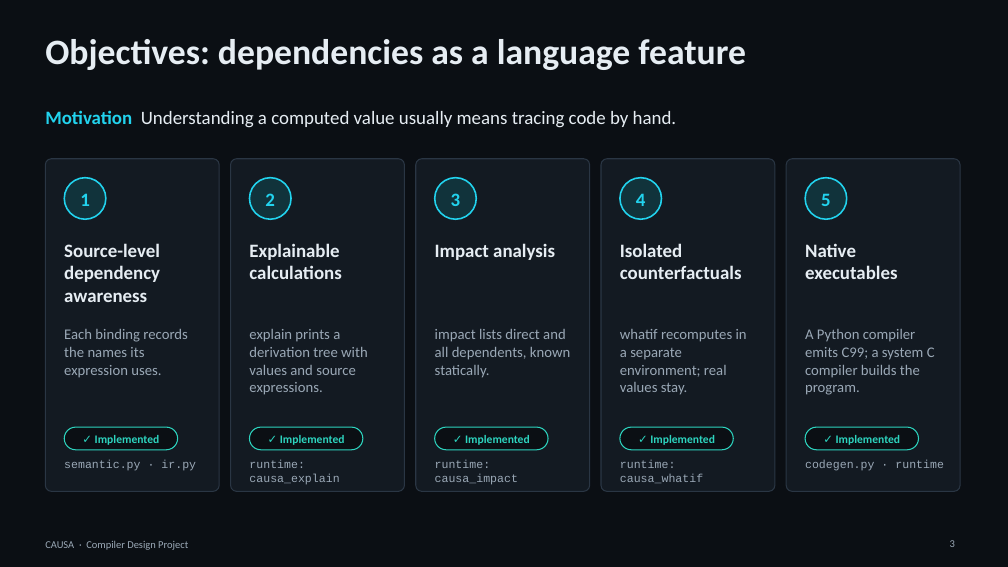
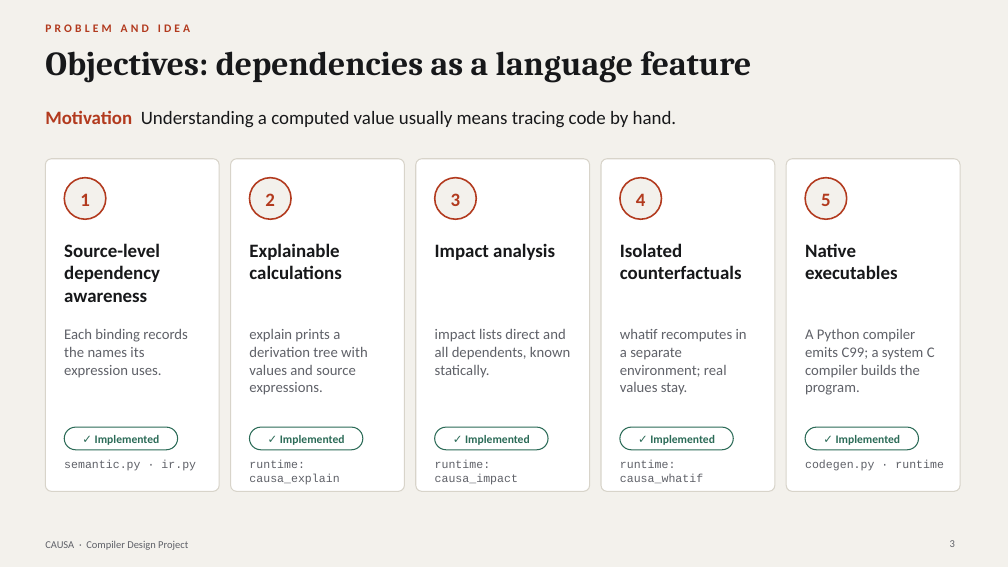
Before and after one commit to ujvall/Causa, a slide deck: slide 3 of presentation/CAUSA_Final_Presentation.pptx. Drawn at 1008x567 pixels with LibreOffice and Linux fonts; fonts in the diff are those of the drawing. Boxes give left, top, right and bottom in pixels: in the first picture for what was removed or moved away, otherwise in the second. Text is boxed around its words. In the diff, an @@ line names an element or a change of style, - is before the commit and + after.

Commit message:
Restyle presentation: light paper canvas, serif headings, consistent theme

```diff
--- a/presentation/CAUSA_Final_Presentation.pptx
+++ b/presentation/CAUSA_Final_Presentation.pptx
@@ background #0B0F14 to #F3F1EC @@
@@ text added at box(45, 24, 190, 32), 11 pt, text #B23A1E, bold @@
+PROBLEM AND IDEA
@@ title "Objectives: dependencies as a language ...": place and size @@
-title "Objectives: dependencies as a language ..." at box(45, 39, 746, 70)
+title "Objectives: dependencies as a language ..." at box(45, 51, 752, 83)
@@ title "Objectives: dependencies as a language ..." at box(45, 51, 752, 83): size 34 to 32 pt, font Calibri to Cambria, text colour #E6EDF3 to #17181A @@
@@ text "Motivation Understanding a computed value ..." at box(45, 110, 677, 128): text colour #22D3EE to #B23A1E in "Motivation"; text colour #E6EDF3 to #17181A in "Understanding a computed value usually means tracing ..." @@
@@ fill #131A22 to #FFFFFF; outline #2A3644 1 pt to #D8D4CA 1 pt in 5 elements at box(45, 159, 219, 492), box(231, 159, 405, 492), box(416, 159, 590, 492), box(601, 159, 775, 492), box(786, 159, 960, 492) @@
@@ text colour #22D3EE to #B23A1E in 5 elements at box(80, 193, 90, 206), box(265, 193, 275, 206), box(451, 193, 461, 206), box(636, 193, 646, 206), box(821, 193, 831, 206) @@
@@ fill #11333B to #F3F1EC; outline #22D3EE 1.5 pt to #B23A1E 1.5 pt in 5 elements at box(64, 178, 106, 219), box(250, 178, 291, 219), box(435, 178, 476, 219), box(620, 178, 662, 219), box(805, 178, 847, 219) @@
@@ text colour #E6EDF3 to #17181A in 5 elements at box(64, 243, 160, 302), box(249, 243, 341, 279), box(435, 243, 555, 260), box(620, 243, 742, 279), box(805, 243, 897, 279) @@
@@ fill #0B0F14 to #FFFFFF; outline #2DD4BF 1 pt to #2B6B57 1 pt in 5 elements at box(250, 427, 363, 450), box(435, 427, 548, 450), box(620, 427, 734, 450), box(805, 427, 919, 450), box(64, 427, 178, 450) @@
@@ text colour #2DD4BF to #2B6B57 in 5 elements at box(95, 435, 160, 445), box(280, 435, 345, 445), box(465, 435, 530, 445), box(650, 435, 715, 445), box(836, 435, 901, 445) @@
@@ text colour #9AA8B6 to #5F6168 in 12 elements at box(950, 540, 955, 547), box(45, 541, 188, 550), box(64, 329, 188, 378), box(64, 460, 196, 471), box(249, 329, 368, 395), box(249, 460, 339, 485), box(435, 329, 570, 378), box(435, 460, 518, 485), box(620, 329, 747, 395), box(620, 460, 703, 484), box(805, 329, 935, 395), box(805, 460, 944, 471) @@
```
Also in this commit, not shown: 19 other slides changed, 2 other files.
